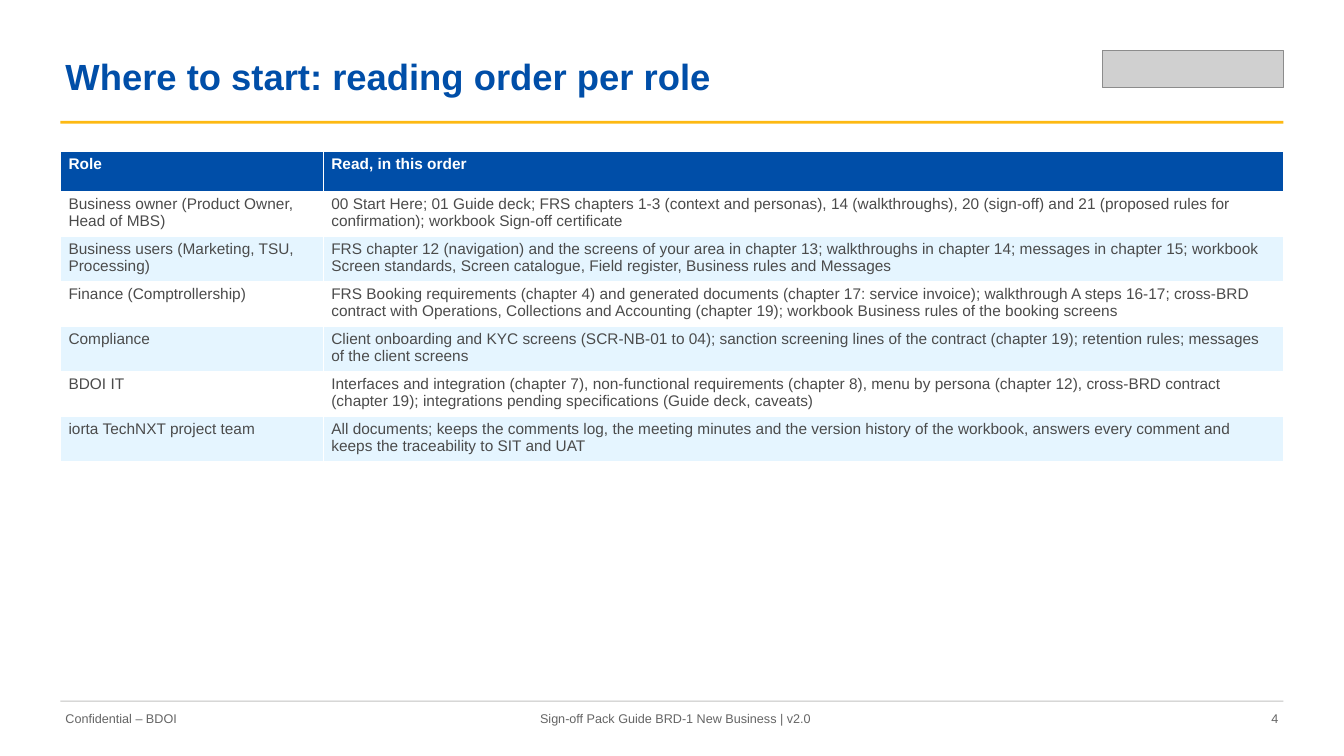
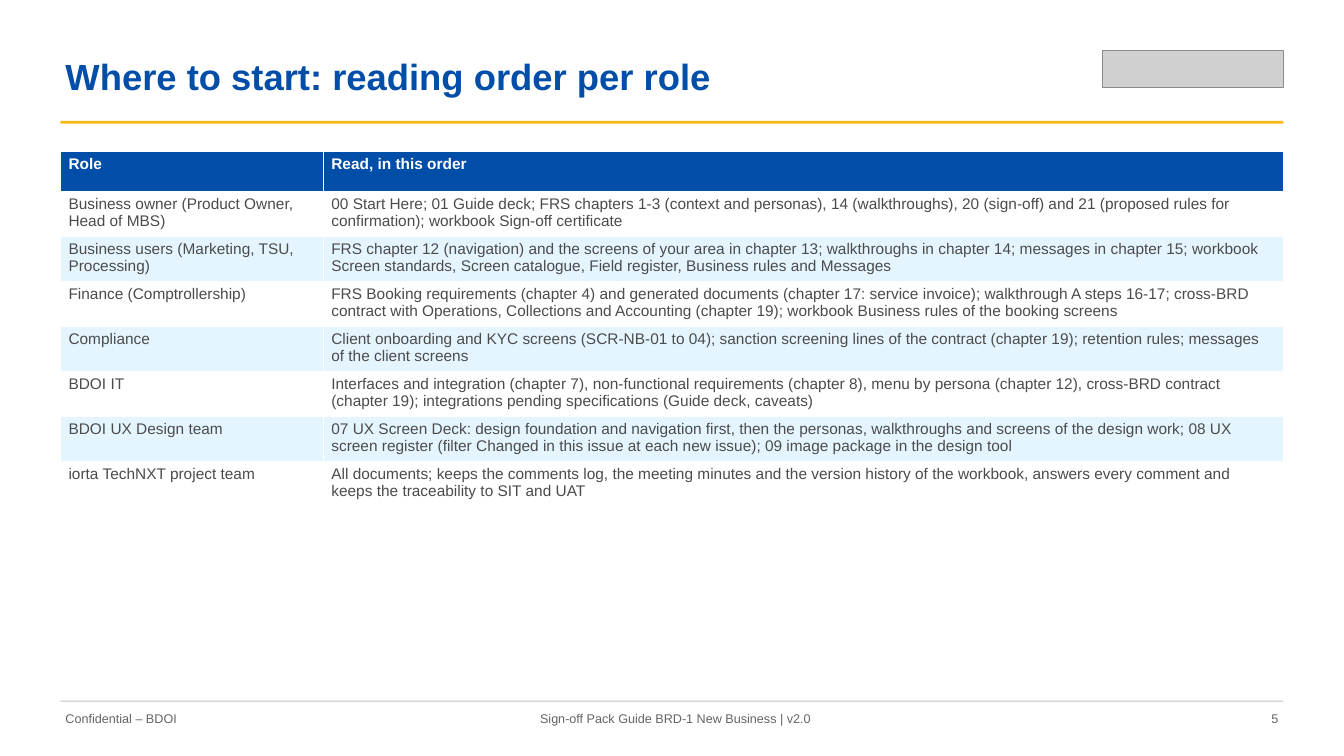
Before and after one commit to IortaTexhNXT-DEV/FinVerse, a slide deck: slide 5 of docs/deliverables/out/Drop-1_Transactional/BRD-01_New_Business/01_BIBS_GuideDeck_BRD-01_New_Business_v2.0.pptx (slide 4 before the commit). Drawn at 1344x756 pixels with LibreOffice and Linux fonts; fonts in the diff are those of the drawing; grey boxes stand for pictures. Boxes give left, top, right and bottom in pixels: in the first picture for what was removed or moved away, otherwise in the second. Text is boxed around its words. In the diff, an @@ line names an element or a change of style, - is before the commit and + after.

Commit message:
BRD-01 New Business set v2.0 rebuilt on the retaken screenshots: 00 to 05 and the UX documents 07 to 09; drop indexes

```diff
--- a/docs/deliverables/out/Drop-1_Transactional/BRD-01_New_Business/01_BIBS_GuideDeck_BRD-01_New_Business_v2.0.pptx
+++ b/docs/deliverables/out/Drop-1_Transactional/BRD-01_New_Business/01_BIBS_GuideDeck_BRD-01_New_Business_v2.0.pptx
@@ table at <box>60,151,1285,503</box> @@
+row 7: BDOI UX Design team | 07 UX Screen Deck: design foundation and navigation first, then the personas, walkthroughs and screens of the design work; 08 UX screen register (filter Changed in this issue at each new issue); 09 image package in the design tool
@@ text at <box>1271,714,1278,723</box>: text changed @@
-4
+5
```
Also in this commit, not shown: 22 other slides changed, 1 slide added, 8 other files.
